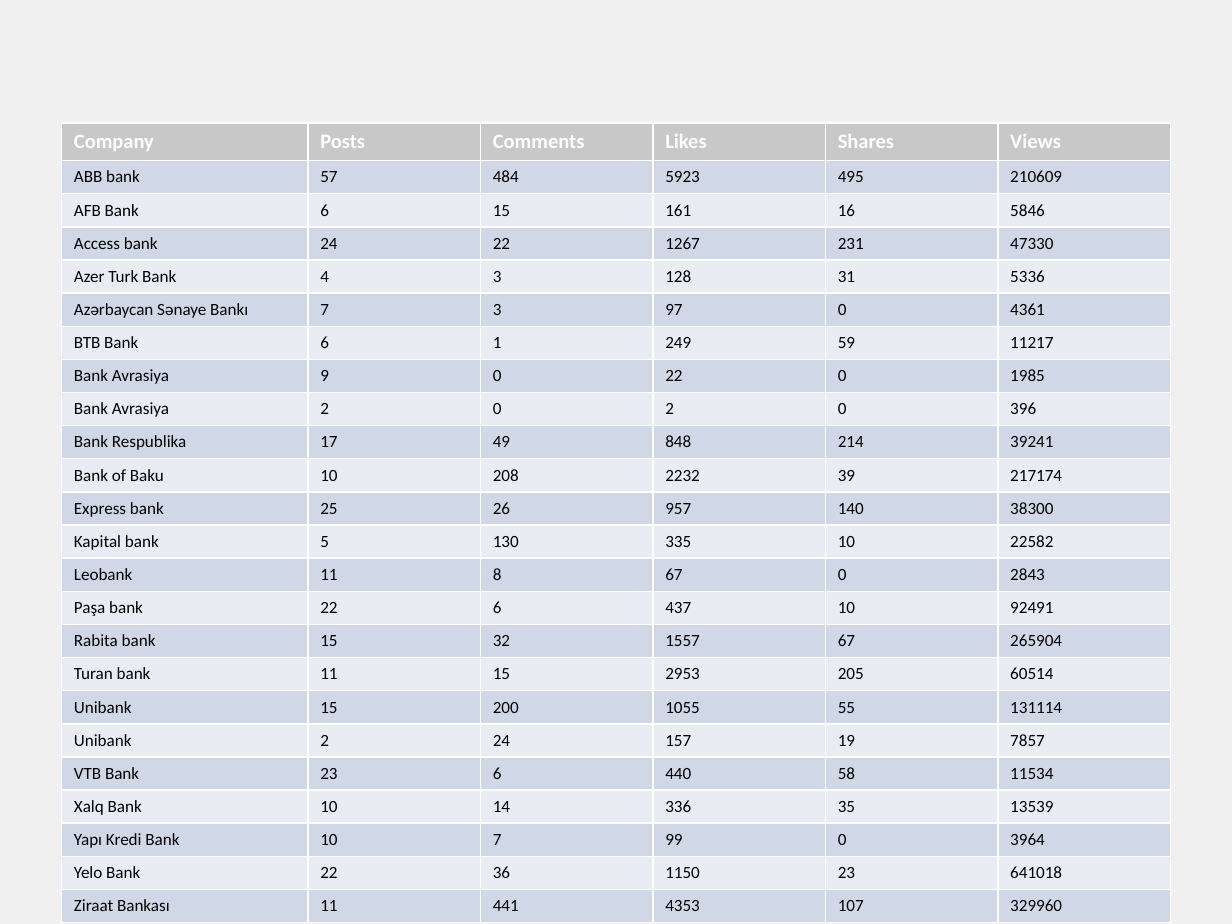
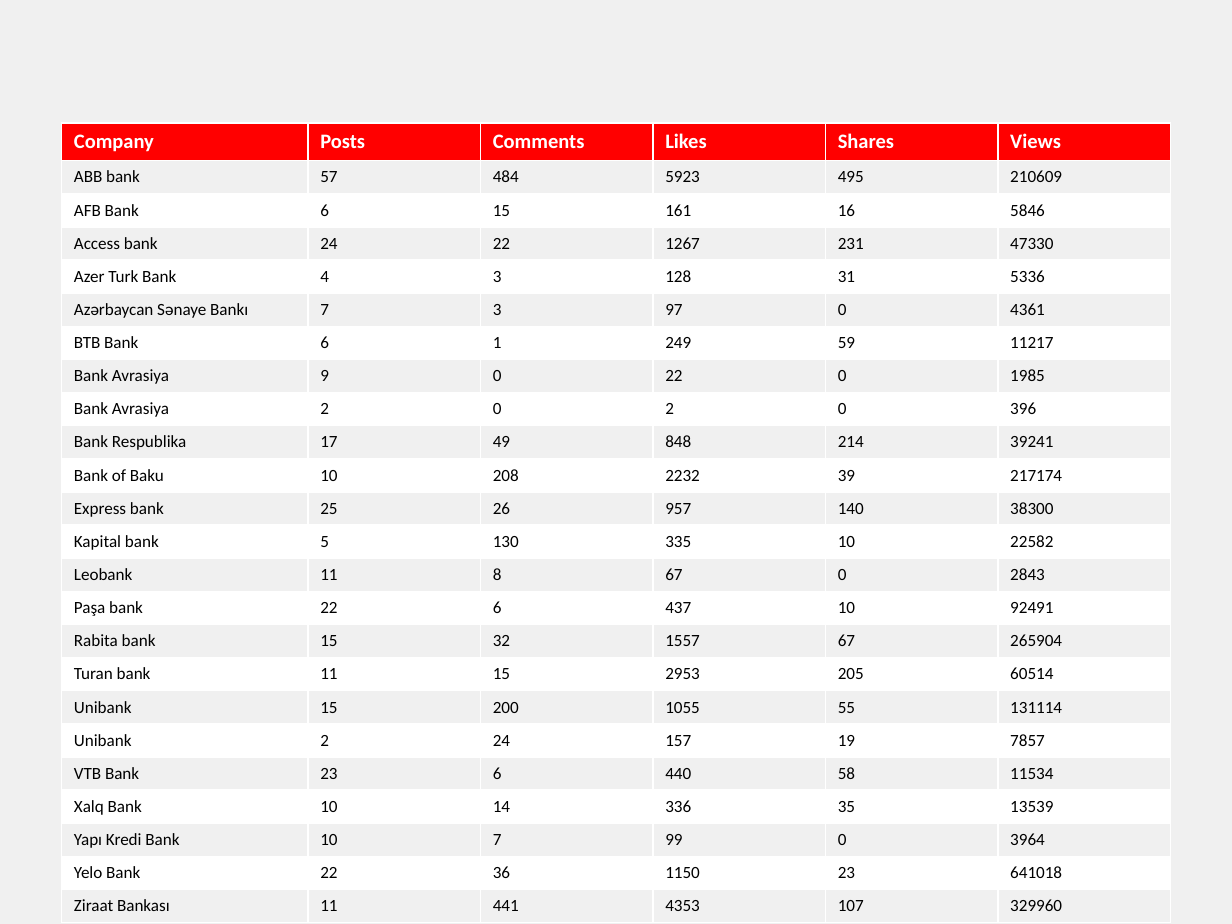
Before and after one commit to FidanEva/python_export_editable_ppt, a slide deck: slide 6 of backend/uploads/output.pptx. Drawn at 1232x924 pixels with LibreOffice and Linux fonts; fonts in the diff are those of the drawing. Boxes give left, top, right and bottom in pixels: in the first picture for what was removed or moved away, otherwise in the second. Text is boxed around its words. In the diff, an @@ line names an element or a change of style, - is before the commit and + after.

```diff
--- a/backend/uploads/output.pptx
+++ b/backend/uploads/output.pptx
@@ table at box(62, 123, 1170, 915) @@
@@ fill #C8C8C8 to #FF0000 in row 1 @@
@@ fill #D0D8E8 to #F0F0F0 in 72 cells @@
@@ fill #E9EDF4 to #FFFFFF in 66 cells @@
```
Also in this commit, not shown: 3 other slides changed, 1 slide added, 1 other file.
